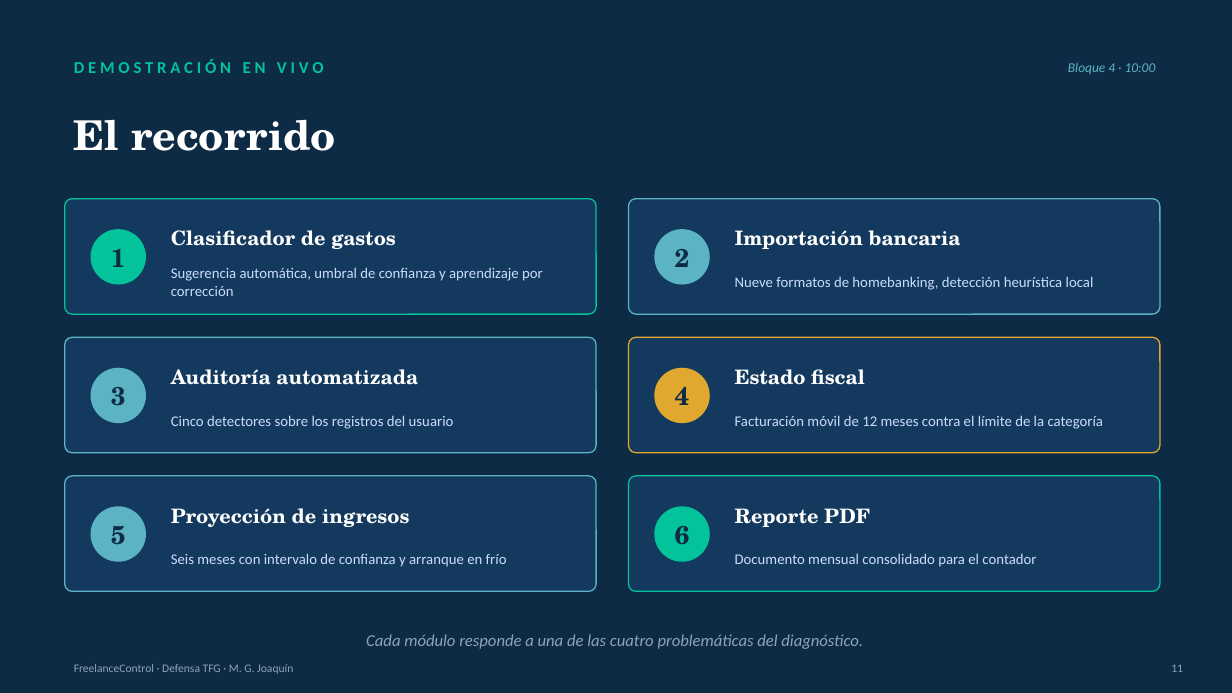
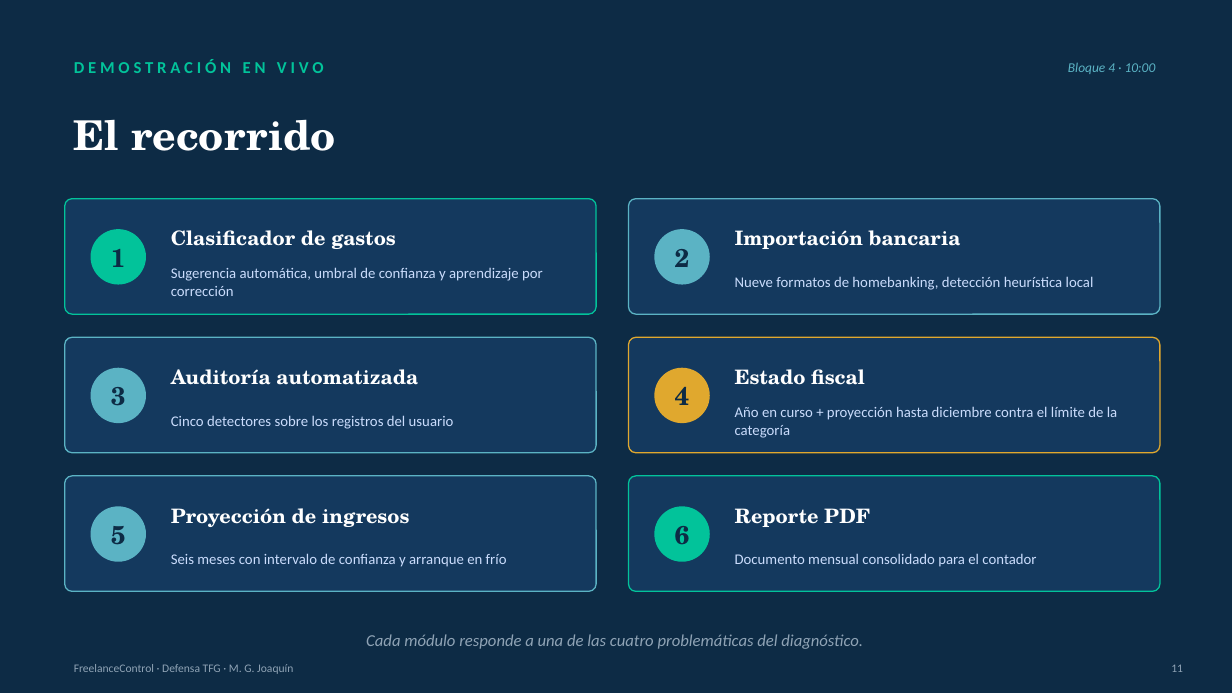
Before and after one commit to marcosjoaquin19/tfg-gestion-financiera-freelancers, a slide deck: slide 11 of defensa_final/slides/FreelanceControl_Defensa_Final.pptx. Drawn at 1232x693 pixels with LibreOffice and Linux fonts; fonts in the diff are those of the drawing. Boxes give left, top, right and bottom in pixels: in the first picture for what was removed or moved away, otherwise in the second. Text is boxed around its words. In the diff, an @@ line names an element or a change of style, - is before the commit and + after.

Commit message:
docs(defensa): guion, arquitectura y diapositivas al día con el código
- Referencias archivo:línea corregidas (18 apuntaban a líneas corridas) y
  filas nuevas en el índice: recomendaciones, controles de Groq, firma de
  la proyección, escala versionada y clave de firma.
- Estado fiscal: año en curso + proyección hasta diciembre (HU-10), con el
  semáforo sobre la proyección; no "12 meses móviles".
- Prophet: 10 ingresos y 3 meses cerrados; media móvil de totales mensuales.
- Huella de alertas: el registro que las originó, no (tipo, monto).
- Escala de monotributo con histórico en la base (migración 0012).
- Aviso de alcance en seis pantallas; recomendaciones en su propio servicio.
- Discrepancias con la tesis: recomendaciones sin Groq y año calendario.
- 386 pruebas, 15 servicios, volumen de código actualizado.

```diff
--- a/defensa_final/slides/FreelanceControl_Defensa_Final.pptx
+++ b/defensa_final/slides/FreelanceControl_Defensa_Final.pptx
@@ text at (735, 406, 1117, 438): text changed @@
-Facturación móvil de 12 meses contra el límite de la categoría
+Año en curso + proyección hasta diciembre contra el límite de la categoría
```
Also in this commit, not shown: 9 other slides changed, 3 other files.
